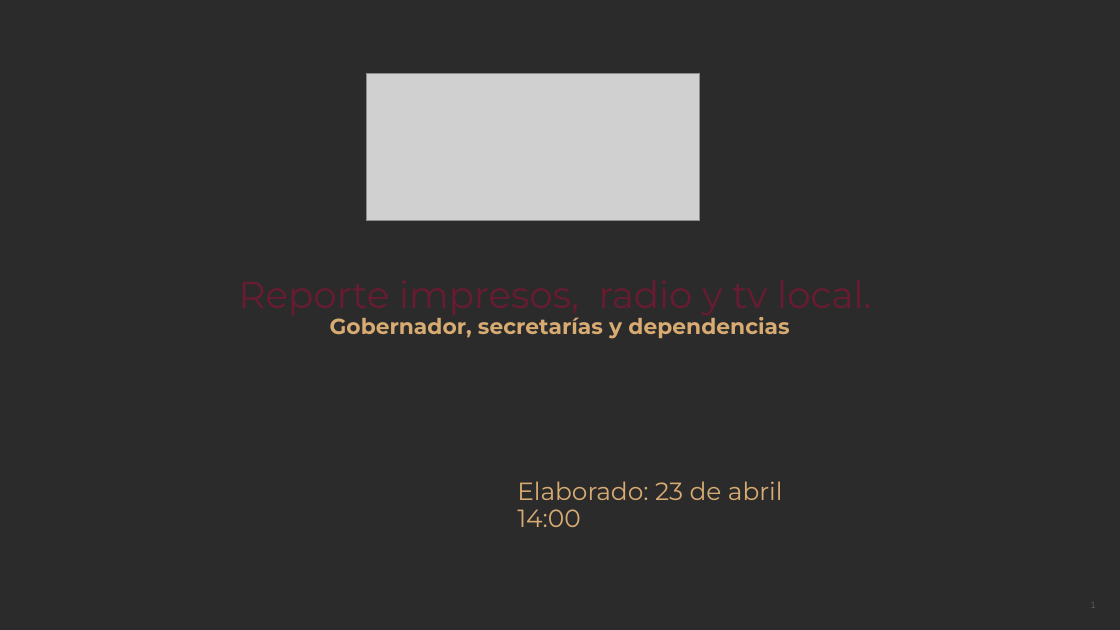
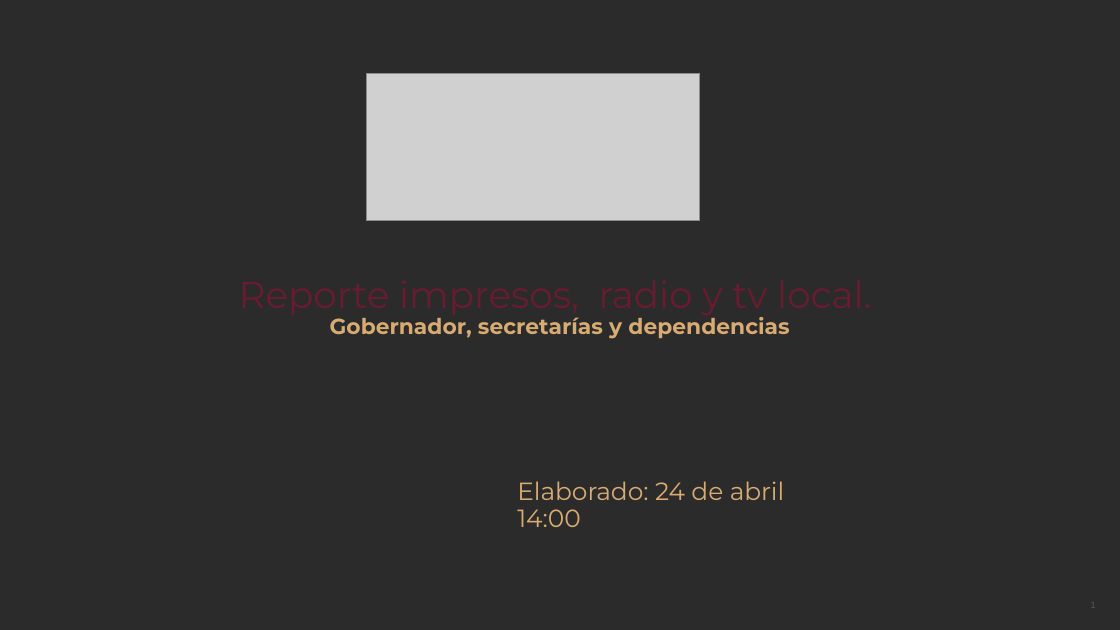
Before and after one commit to thelonious9/Reporteportadas, a slide deck: slide 1 of Reporte 240426.pptx. Drawn at 1120x630 pixels with LibreOffice and Linux fonts; fonts in the diff are those of the drawing; grey boxes stand for pictures; background and template pictures are left out; a plain dark background stands for a picture behind light text. Boxes give left, top, right and bottom in pixels: in the first picture for what was removed or moved away, otherwise in the second. Text is boxed around its words. In the diff, an @@ line names an element or a change of style, - is before the commit and + after.

```diff
--- a/Reporte 240426.pptx
+++ b/Reporte 240426.pptx
@@ text at (x1=517, y1=481, x2=785, y2=500): text changed @@
-Elaborado: 23 de abril
+Elaborado: 24 de abril
```
Also in this commit, not shown: 7 other slides changed, 1 slide removed, 1 other file.
